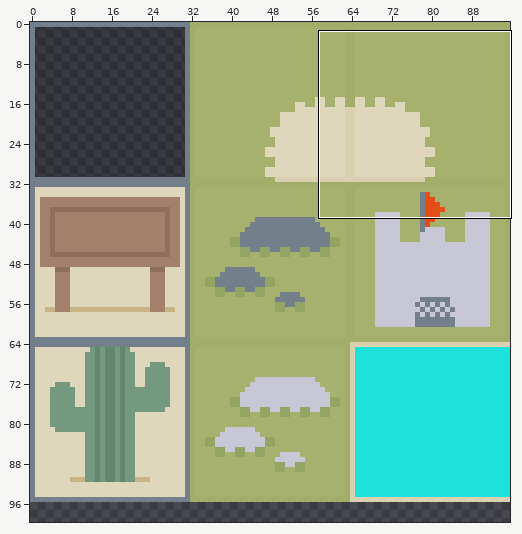
One commit to this sprite sheet: images/tilemap.png. The first picture is a wide view before the edit; the outline marks the close-up.
Close-up. The starting point:
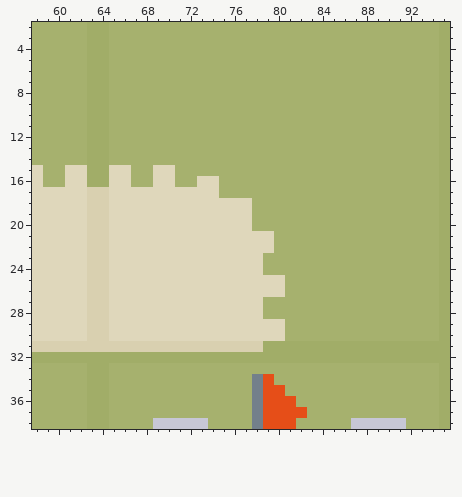
The file is 96x192 pixels. Shown: x 58..95, y 2..38. The wide view leaves out empty margins.
And afterwards:
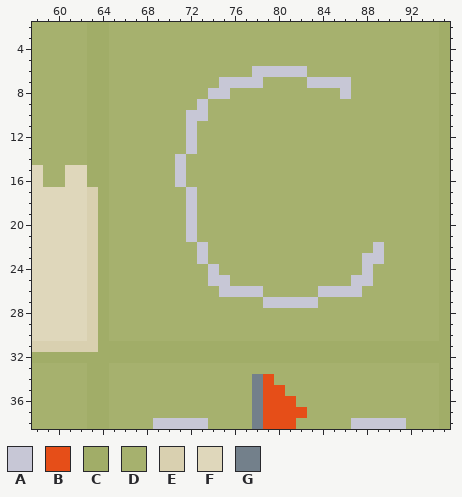
Palette (. is transparent): A #c7c7d6  B #e64e18  C #a1ad68  D #a6b16e  E #d9d0b0  F #dfd7bb  G #73808b
Difference:
Changed rows in their new state; - is an unchanged pixel.
first column x 64:
 6 --------------AAAAA-------
 7 -----------AAAA----AAAA---
 8 ----------AA----------A---
 9 ---------A----------------
10 --------AA----------------
11 --------A-----------------
12 --------A-----------------
13 --------A-----------------
14 -------A------------------
15 -DD--DDA------------------
16 -DD--DDA-DD---------------
17 CDDDDDDDADD---------------
18 CDDDDDDDADDDDD------------
19 CDDDDDDDADDDDD------------
20 CDDDDDDDADDDDD------------
21 CDDDDDDDADDDDDDD----------
22 CDDDDDDDDADDDDDD---------A
23 CDDDDDDDDADDDDD---------AA
24 CDDDDDDDDDADDDD---------A-
25 CDDDDDDDDDAADDDDD------AA-
26 CDDDDDDDDDDAAAADD---AAAA--
27 CDDDDDDDDDDDDDDAAAAA------
28 CDDDDDDDDDDDDDD-----------
29 CDDDDDDDDDDDDDDDD---------
30 CDDDDDDDDDDDDDDDD---------
31 CCCCCCCCCCCCCCC-----------
Changed places in both close-ups, as pixel boxes (x1, y1, x2, y2):
changed: (98, 66, 384, 352)
